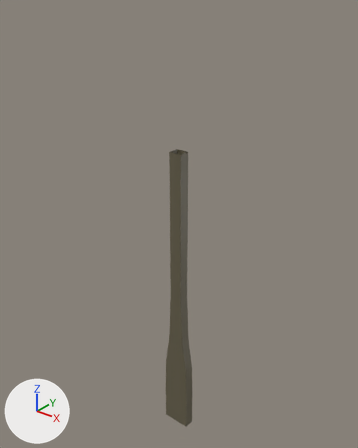
Renders of the Blender file Lager25/Assets/Resources/3D/Walls/m_wll_pil_001.blend from each side of a commit.
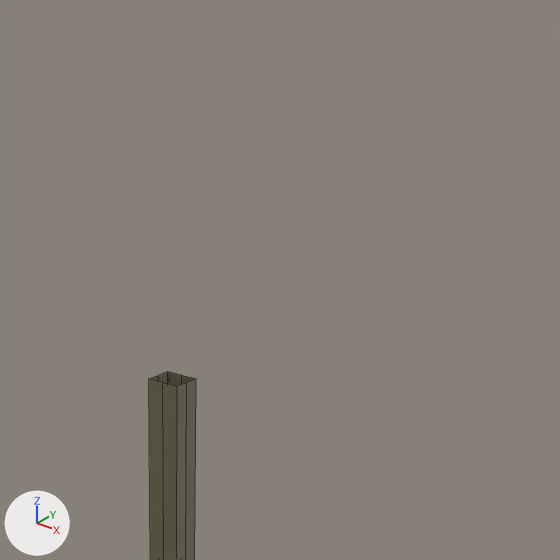
Each version is shown whole from a 50 mm lens placed at (24.68, -30.84, 42.52), pointed at (-0.82, 1.05, 22.75), then close up on the part from 31% to 93% of the width and 0% to 50% of the height. Arrows for +X, +Y and +Z are at lower left; the lights stay in place. The close-ups show mesh edges as thin lines.

Script lines for the objects in view, before the commit:
```python
me_cube_002 = bpy.data.meshes.new('Cube.002')
me_cube_002.from_pydata(...)  # 21 vertices, 12 faces; spans x 0.0..1.4, y -0.5..0.0, z 0.0..30.0
me_cube_002.materials.append(mat_material_002)  # brown #69624d
# before: 18 (0.0, -0.5, 30.0) at pixel (162, 382), 19 (0.6, -0.5, 30.0) at pixel (177, 385), 20 (0.6, 0.0, 30.0) at pixel (186, 382)
ob_cube = bpy.data.objects.new('Cube', me_cube_002)
ob_cube.location = (0.0, 0.0, 0.0)
_m = ob_cube.modifiers.new('Mirror', 'MIRROR')
_m.use_axis = (True, True, False)
```
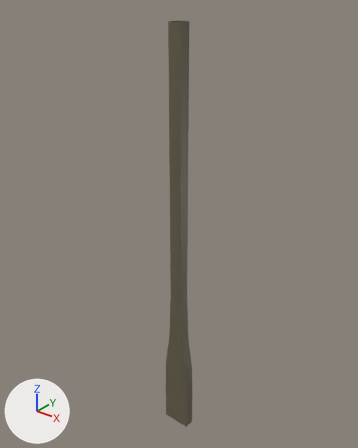
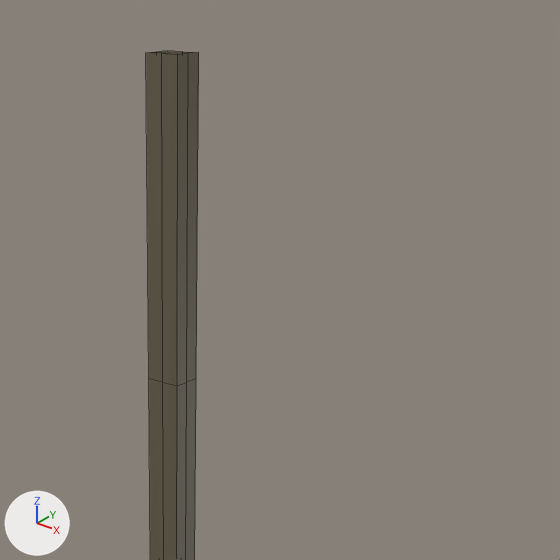
Patch to the scene script:
```diff
--- a/Lager25/Assets/Resources/3D/Walls/m_wll_pil_001.blend.py
+++ b/Lager25/Assets/Resources/3D/Walls/m_wll_pil_001.blend.py
@@ me_cube_002 @@
 me_cube_002.from_pydata(...)  # 21 vertices, 12 faces; spans x 0.0..1.4, y -0.5..0.0, z 0.0..30.0
 # used by ob_cube; location = (0.0, 0.0, 0.0)
 # verts and faces of me_cube_002; kept vertices keep their numbers, new ones are numbered from 21
+# me_cube_002 part 1
+for new, old in zip([21, 22, 23], [18, 19, 20]): verts[new] = verts[old] + (0.0, 0.0, 10.0)
+faces += [(19, 20, 23, 22), (18, 19, 22, 21)]
 me_cube_002.materials.append(mat_material_002)
```

Where the change shows, as pixel boxes (x1, y1, x2, y2) in the close-ups (560 x 560 px):
'Cube', reshaped: before (149, 372, 196, 560); after (146, 51, 199, 560)
part 1 of me_cube_002, added: after (146, 51, 199, 386)
